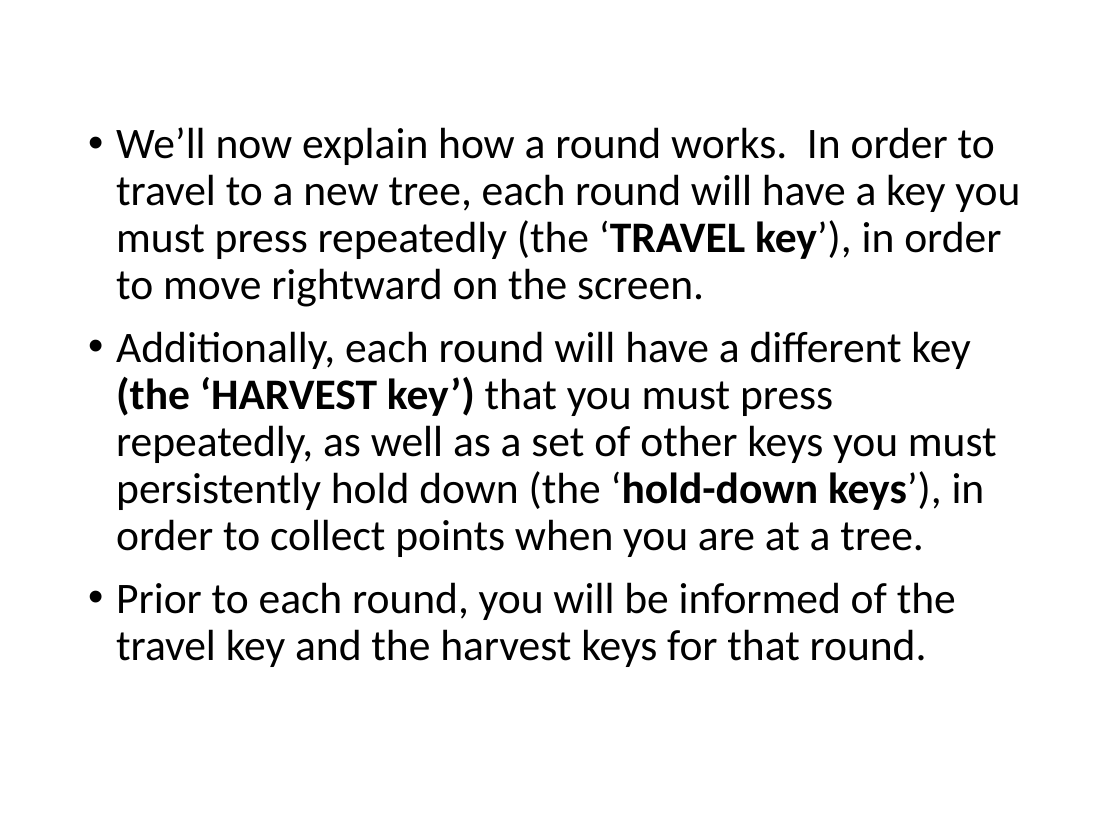
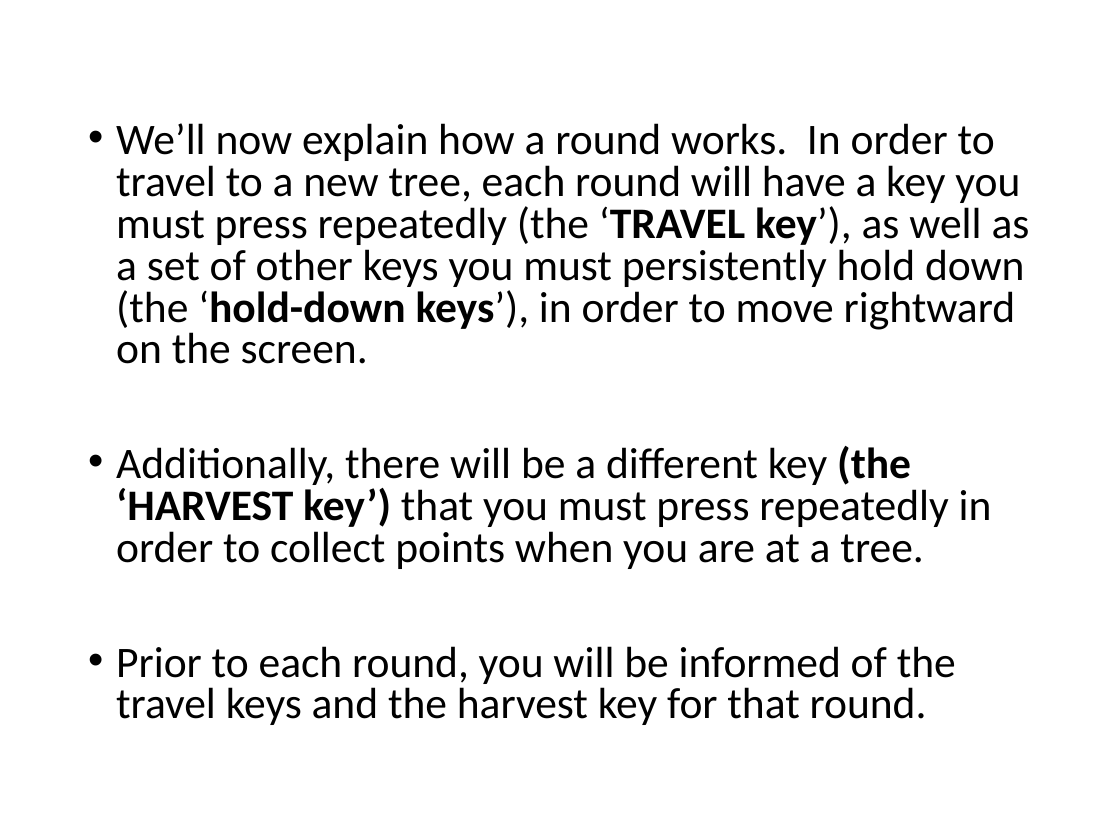
Before and after one commit to evanrussek/forage_jsp_2, a slide deck: slide 2 of public/ver_6/Stimuli/forage_instructions.pptx. Drawn at 1120x840 pixels with LibreOffice and Linux fonts; fonts in the diff are those of the drawing. Boxes give left, top, right and bottom in pixels: in the first picture for what was removed or moved away, otherwise in the second. Text is boxed around its words. In the diff, an @@ line names an element or a change of style, - is before the commit and + after.

```diff
--- a/public/ver_6/Stimuli/forage_instructions.pptx
+++ b/public/ver_6/Stimuli/forage_instructions.pptx
@@ text at (116, 123, 1030, 725): text changed @@
-• We’ll now explain how a round works. In order to travel to a new tree, each round will have a key you must press repeatedly (the ‘TRAVEL key’), in order to move rightward on the screen.
-• Additionally, each round will have a different key (the ‘HARVEST key’) that you must press repeatedly, as well as a set of other keys you must persistently hold down (the ‘hold-down keys’), in order to collect points when you are at a tree.
-• Prior to each round, you will be informed of the travel key and the harvest keys for that round.
+• We’ll now explain how a round works. In order to travel to a new tree, each round will have a key you must press repeatedly (the ‘TRAVEL key’), as well as a set of other keys you must persistently hold down (the ‘hold-down keys’), in order to move rightward on the screen.
+• Additionally, there will be a different key (the ‘HARVEST key’) that you must press repeatedly in order to collect points when you are at a tree.
+• Prior to each round, you will be informed of the travel keys and the harvest key for that round.
```
Also in this commit, not shown: 7 other slides changed, 1 slide added, 1 slide removed, 16 other files.
